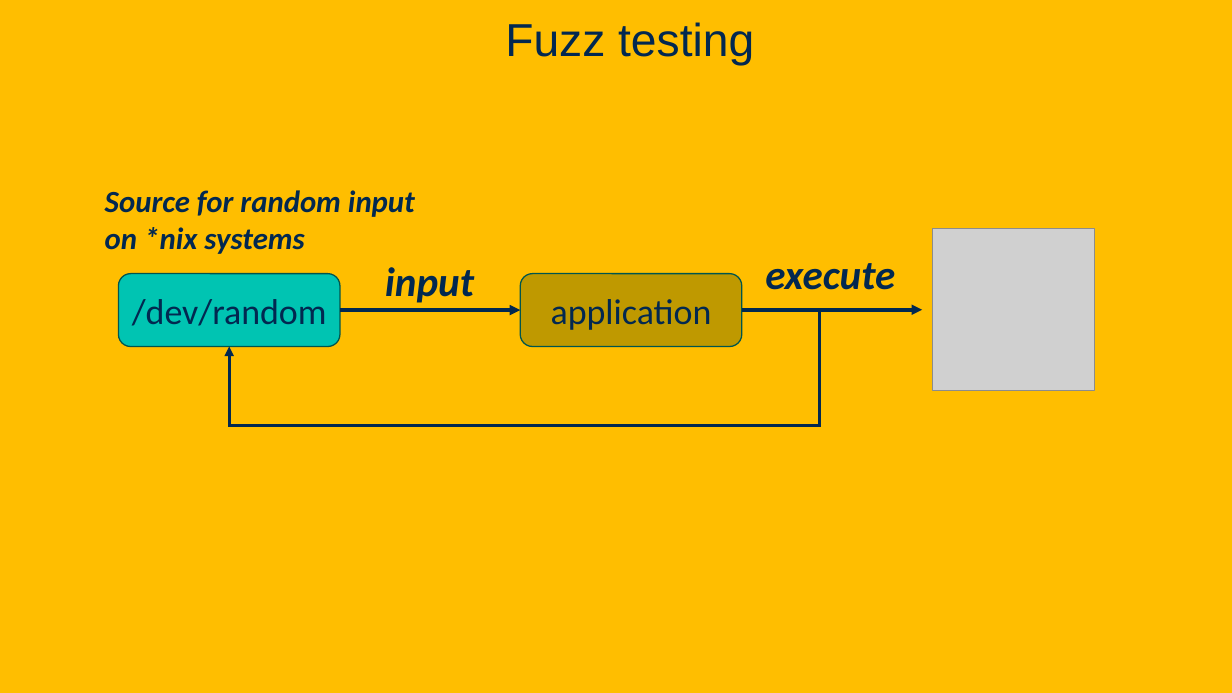
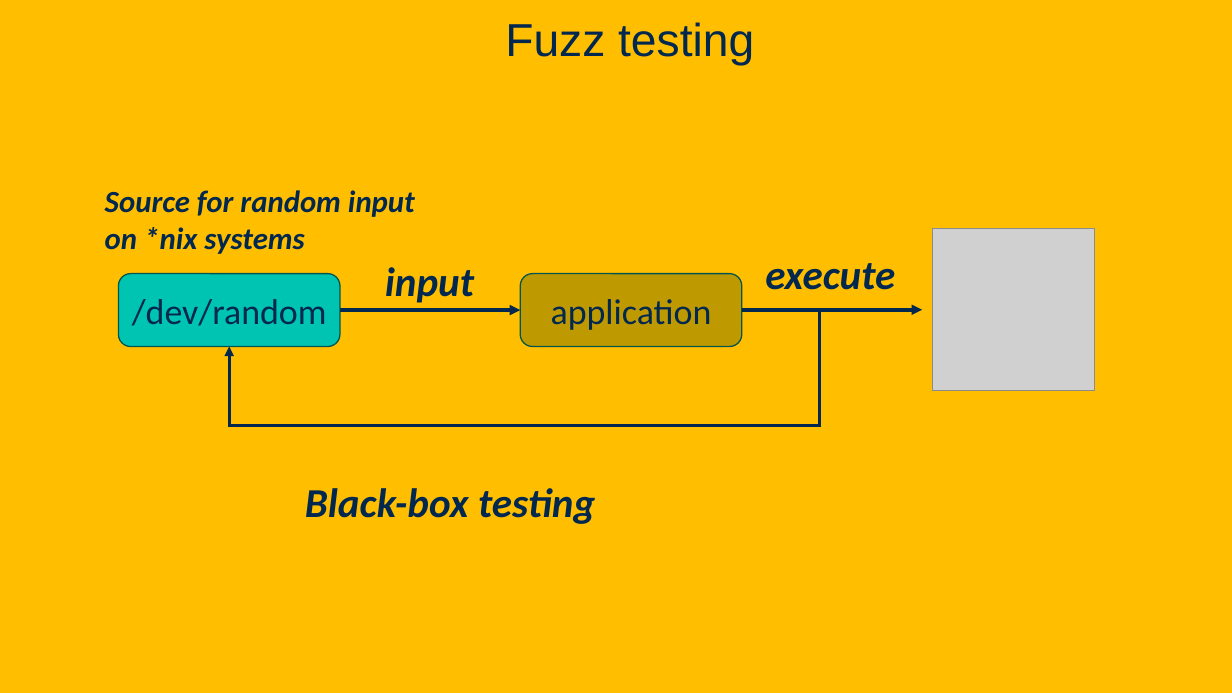
Before and after one commit to davsec-teaching/ecs160-f25, a slide deck: slide 7 of slides/10_fuzzing.pptx (slide 6 before the commit). Drawn at 1232x693 pixels with LibreOffice and Linux fonts; fonts in the diff are those of the drawing; grey boxes stand for pictures; background and template pictures are left out. Boxes give left, top, right and bottom in pixels: in the first picture for what was removed or moved away, otherwise in the second. Text is boxed around its words. In the diff, an @@ line names an element or a change of style, - is before the commit and + after.

```diff
--- a/slides/10_fuzzing.pptx
+++ b/slides/10_fuzzing.pptx
@@ text added at (305, 488, 595, 524), 32 pt, text #022850, bold, italic @@
+Black-box testing
```
Also in this commit, not shown: 4 other slides changed, 7 slides added, 2 slides removed.
